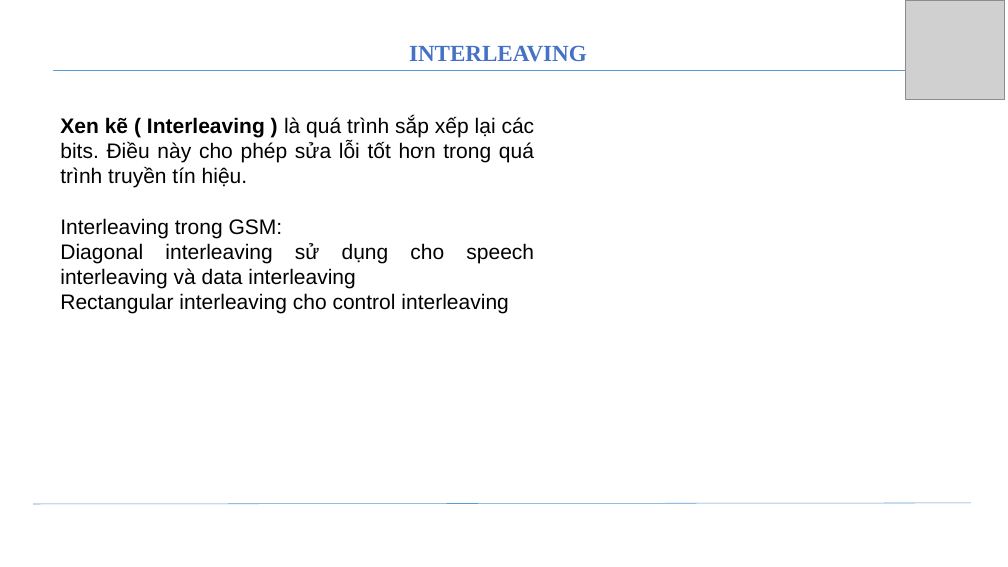
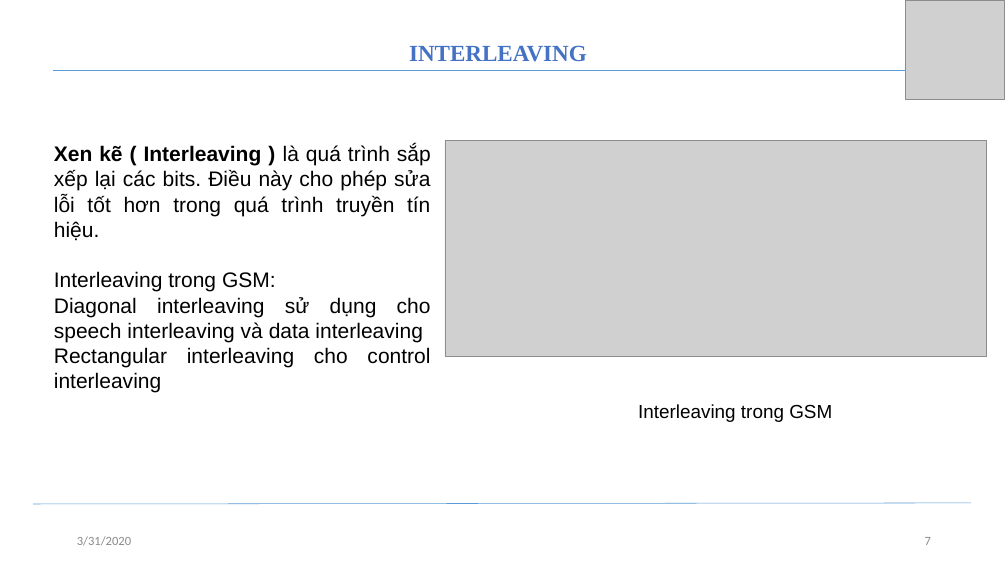
Before and after one commit to datdangquoc97/material, a slide deck: slide 7 of báo cáo.pptx. Drawn at 1008x567 pixels with LibreOffice and Linux fonts; fonts in the diff are those of the drawing; grey boxes stand for pictures. Boxes give left, top, right and bottom in pixels: in the first picture for what was removed or moved away, otherwise in the second. Text is boxed around its words. In the diff, an @@ line names an element or a change of style, - is before the commit and + after.

```diff
--- a/báo cáo.pptx
+++ b/báo cáo.pptx
@@ text "Xen kẽ ( Interleaving ) ..." rewrapped from (60, 116, 535, 314) to (54, 145, 431, 393) @@
@@ picture added at (445, 140, 988, 356) @@
@@ text added at (638, 404, 832, 422), 18 pt, text #000000 @@
+Interleaving trong GSM
@@ text added at (77, 536, 131, 546), 12 pt, text #8C8C8C @@
+3/31/2020
@@ page number added at (925, 537, 931, 545), 12 pt, text #8C8C8C @@
+7
```
Also in this commit, not shown: 6 other slides changed, 3 slides added, 4 other files.
